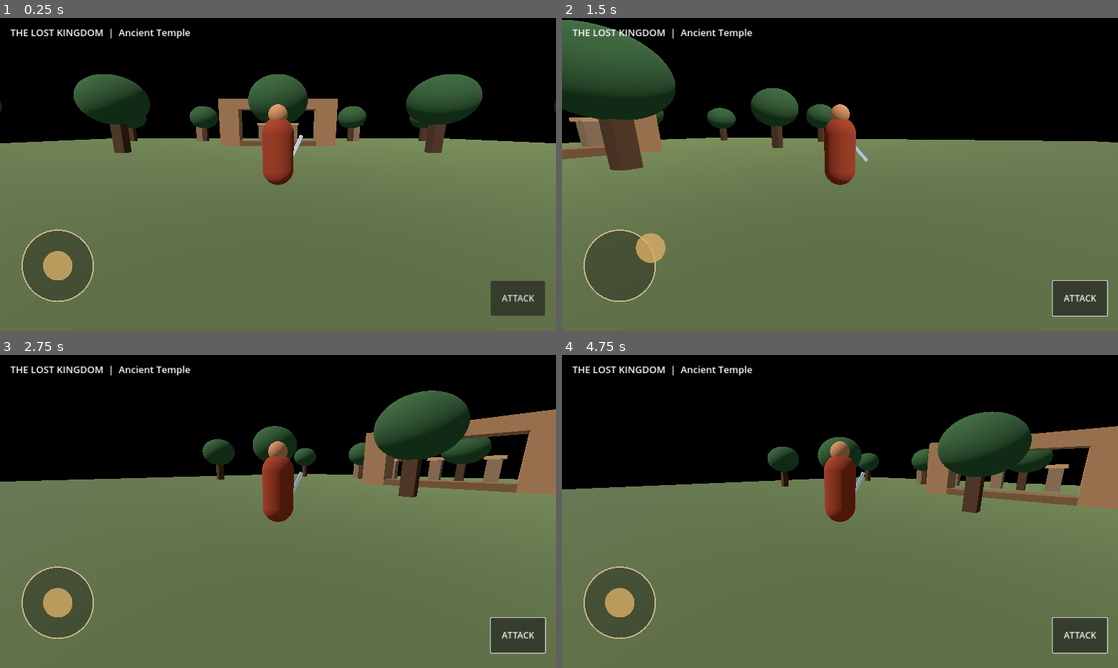
Above: before the commit, frames 1-4 (two rows, left to right).
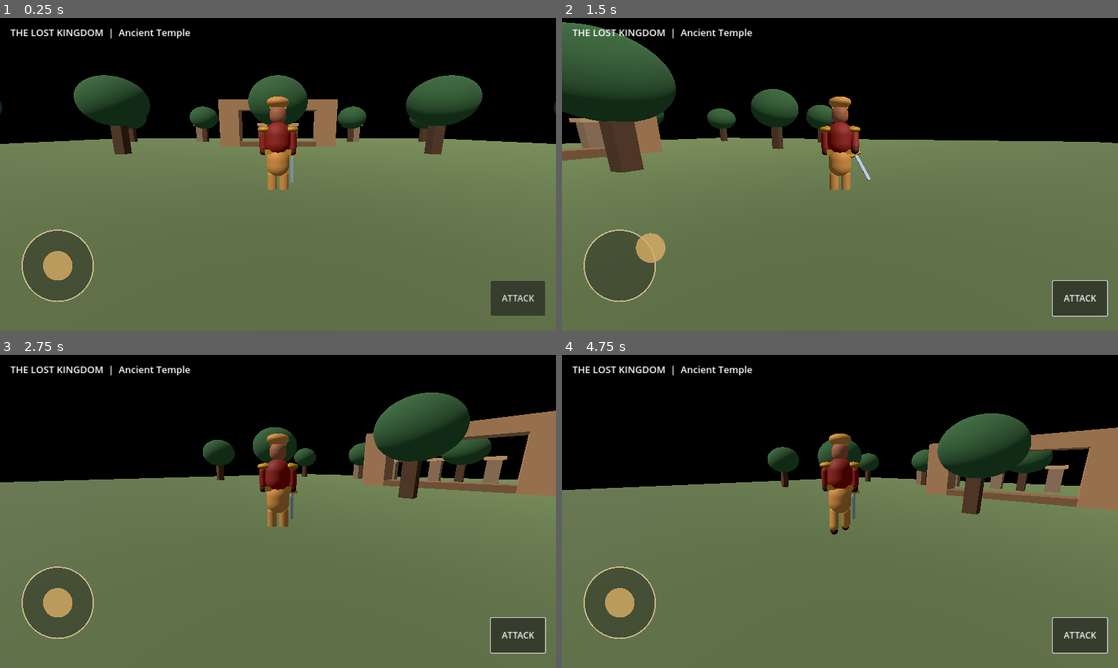
Above: after the commit, the same moments.

Repository: pmp50692-ship-it/the-lost-kingdom
Game: Godot game, scene res://scenes/main.tscn
Same seed, same stepped clock (60 frames per second), same inputs: the game is played once before the commit and once after it.
Inputs (mouse positions are in pixels of both pictures, inside the frame that each line leads up to):
- Up to frame 1 (0.25 s): no input
- Up to frame 2 (1.5 s): click "ATTACK" at 0.5 s; tap Enter at 1.25 s; drag from (617, 265) to (895, 105) at 1.27 s
- Up to frame 3 (2.75 s): drag from (166, 527) to (250, 574) at 2.02 s
- Up to frame 4 (4.75 s): tap Space (jump) at 2.75, 4.52 s; move the mouse to (895, 442) at 2.77 s; hold D (move_right) 2.78-3.5 s; drag from (812, 574) to (673, 464) at 3.52 s; tap Enter at 4.25 s; move the mouse to (1006, 558) at 4.27 s; hold A (move_left) from 4.28 s (still down)

The runs differ from the first frame. In frame 1, 1.8% of the frame differs, in the area x 0-100%, y 18-55%; in frame 2, 1.9%; in frame 3, 2.0%, in the area x 0-100%, y 11-55%; in frame 4, 2.0%.

Commit message:
Upgrade hero to articulated Indian warrior with walk and sword animations

Diff:
--- a/scripts/player.gd
+++ b/scripts/player.gd
@@ -6,57 +6,128 @@
 var gravity: float = ProjectSettings.get_setting("physics/3d/default_gravity")
 var attack_cooldown := 0.0
 var camera_pivot: Node3D
-var sword: MeshInstance3D
+var sword: Node3D
+var left_arm: Node3D
+var right_arm: Node3D
+var left_leg: Node3D
+var right_leg: Node3D
+var torso: Node3D
+var animation_clock := 0.0
+var is_attacking := false
 
 func _ready() -> void:
     _build_character()
     _build_camera()
 
+func _mat(color: Color, metallic: float = 0.0) -> StandardMaterial3D:
+    var material := StandardMaterial3D.new()
+    material.albedo_color = color
+    material.roughness = 0.72
+    material.metallic = metallic
+    return material
+
+func _part(parent: Node3D, mesh: Mesh, pos: Vector3, material: Material, part_name: String) -> MeshInstance3D:
+    var instance := MeshInstance3D.new()
+    instance.name = part_name
+    instance.mesh = mesh
+    instance.position = pos
+    instance.material_override = material
+    parent.add_child(instance)
+    return instance
+
+func _capsule(parent: Node3D, radius: float, height: float, pos: Vector3, material: Material, part_name: String) -> MeshInstance3D:
+    var mesh := CapsuleMesh.new()
+    mesh.radius = radius
+    mesh.height = height
+    return _part(parent, mesh, pos, material, part_name)
+
+func _box(parent: Node3D, dimensions: Vector3, pos: Vector3, material: Material, part_name: String) -> MeshInstance3D:
+    var mesh := BoxMesh.new()
+    mesh.size = dimensions
+    return _part(parent, mesh, pos, material, part_name)
+
 func _build_character() -> void:
-    var body := MeshInstance3D.new()
-    var capsule := CapsuleMesh.new()
-    capsule.radius = 0.42
-    capsule.height = 1.8
-    body.mesh = capsule
-    var cloth := StandardMaterial3D.new()
-    cloth.albedo_color = Color(0.55, 0.19, 0.09)
-    body.material_override = cloth
-    body.position.y = 0.95
-    add_child(body)
+    var skin := _mat(Color(0.55, 0.31, 0.19))
+    var tunic := _mat(Color(0.48, 0.075, 0.035))
+    var cloth_light := _mat(Color(0.72, 0.48, 0.20), 0.12)
+    var leather := _mat(Color(0.20, 0.075, 0.035))
+    var gold := _mat(Color(0.83, 0.58, 0.16), 0.65)
+    var steel := _mat(Color(0.72, 0.81, 0.88), 0.8)
+    var dark := _mat(Color(0.12, 0.055, 0.035))
 
-    var head := MeshInstance3D.new()
-    var head_mesh := SphereMesh.new()
-    head_mesh.radius = 0.25
-    head_mesh.height = 0.5
-    head.mesh = head_mesh
-    var skin := StandardMaterial3D.new()
-    skin.albedo_color = Color(0.72, 0.48, 0.3)
-    head.material_override = skin
-    head.position.y = 1.92
-    add_child(head)
+    # Dhoti and armored tunic
+    _capsule(self, 0.31, 0.78, Vector3(0, 0.73, 0), cloth_light, "Dhoti")
+    torso = Node3D.new()
+    torso.position.y = 1.30
+    add_child(torso)
+    _capsule(torso, 0.34, 0.88, Vector3(0, 0.05, 0), tunic, "Warrior_Tunic")
+    _box(torso, Vector3(0.68, 0.12, 0.40), Vector3(0, -0.28, 0), gold, "Waist_Belt")
+    _box(torso, Vector3(0.16, 0.24, 0.06), Vector3(0, -0.28, -0.22), leather, "Belt_Buckle")
+    _box(torso, Vector3(0.20, 0.48, 0.05), Vector3(0, -0.58, -0.18), cloth_light, "Front_Sash")
 
-    sword = MeshInstance3D.new()
-    var blade := BoxMesh.new()
-    blade.size = Vector3(0.09, 0.85, 0.12)
-    sword.mesh = blade
-    var steel := StandardMaterial3D.new()
-    steel.albedo_color = Color(0.72, 0.78, 0.82)
-    sword.material_override = steel
-    sword.position = Vector3(0.48, 1.0, -0.25)
-    sword.rotation.z = deg_to_rad(-25)
-    add_child(sword)
+    # Head, hair, royal head wrap and forehead jewel
+    _capsule(self, 0.22, 0.48, Vector3(0, 1.96, 0), skin, "Head")
+    _capsule(self, 0.245, 0.22, Vector3(0, 2.20, 0.015), tunic, "Hair")
+    var turban := SphereMesh.new()
+    turban.radius = 0.29
+    turban.height = 0.28
+    _part(self, turban, Vector3(0, 2.27, 0), cloth_light, "Royal_Turban")
+    _box(self, Vector3(0.43, 0.07, 0.10), Vector3(0, 2.16, -0.20), gold, "Turban_Band")
+    var jewel := SphereMesh.new()
+    jewel.radius = 0.065
+    jewel.height = 0.10
+    _part(self, jewel, Vector3(0, 2.29, -0.275), gold, "Forehead_Jewel")
+
+    # Shoulder guards
+    for side in [-1.0, 1.0]:
+        var shoulder := SphereMesh.new()
+        shoulder.radius = 0.20
+        shoulder.height = 0.18
+        _part(torso, shoulder, Vector3(side * 0.34, 0.29, 0), gold, "Shoulder_Guard")
+
+    # Articulated arms
+    left_arm = Node3D.new()
+    left_arm.position = Vector3(-0.39, 1.56, 0)
+    add_child(left_arm)
+    _capsule(left_arm, 0.105, 0.57, Vector3(0, -0.27, 0), tunic, "Left_Arm")
+    _capsule(left_arm, 0.105, 0.20, Vector3(0, -0.55, 0), leather, "Left_Wrist")
+    right_arm = Node3D.new()
+    right_arm.position = Vector3(0.39, 1.56, 0)
+    add_child(right_arm)
+    _capsule(right_arm, 0.105, 0.57, Vector3(0, -0.27, 0), tunic, "Right_Arm")
+    _capsule(right_arm, 0.105, 0.20, Vector3(0, -0.55, 0), leather, "Right_Wrist")
+
+    # Legs with leather boots
+    left_leg = Node3D.new()
+    left_leg.position = Vector3(-0.16, 0.43, 0)
+    add_child(left_leg)
+    _capsule(left_leg, 0.13, 0.65, Vector3(0, -0.25, 0), cloth_light, "Left_Leg")
+    _capsule(left_leg, 0.14, 0.22, Vector3(0, -0.57, -0.045), leather, "Left_Boot")
+    right_leg = Node3D.new()
+    right_leg.position = Vector3(0.16, 0.43, 0)
+    add_child(right_leg)
+    _capsule(right_leg, 0.13, 0.65, Vector3(0, -0.25, 0), cloth_light, "Right_Leg")
+    _capsule(right_leg, 0.14, 0.22, Vector3(0, -0.57, -0.045), leather, "Right_Boot")
+
+    # Sword attached to the warrior's right hand
+    sword = Node3D.new()
+    sword.position = Vector3(0, -0.61, -0.03)
+    right_arm.add_child(sword)
+    _box(sword, Vector3(0.075, 0.78, 0.045), Vector3(0, -0.40, -0.04), steel, "Sword_Blade")
+    _box(sword, Vector3(0.27, 0.065, 0.09), Vector3(0, -0.03, -0.04), gold, "Sword_Guard")
+    _capsule(sword, 0.055, 0.22, Vector3(0, 0.11, -0.04), leather, "Sword_Grip")
 
     var collision := CollisionShape3D.new()
     var shape := CapsuleShape3D.new()
-    shape.radius = 0.4
-    shape.height = 1.8
+    shape.radius = 0.38
+    shape.height = 2.25
     collision.shape = shape
-    collision.position.y = 0.9
+    collision.position.y = 1.10
     add_child(collision)
 
 func _build_camera() -> void:
     camera_pivot = Node3D.new()
-    camera_pivot.position = Vector3(0, 1.5, 0)
+    camera_pivot.position = Vector3(0, 1.55, 0)
     add_child(camera_pivot)
     var spring := SpringArm3D.new()
     spring.spring_length = 5.5
@@ -66,6 +137,23 @@
     camera.rotation_degrees.x = -12
     spring.add_child(camera)
     camera.current = true
+
+func _process(delta: float) -> void:
+    animation_clock += delta
+    var moving := Vector2(velocity.x, velocity.z).length() > 0.35 and is_on_floor()
+    if moving and not is_attacking:
+        var swing := sin(animation_clock * 10.0) * 0.48
+        left_leg.rotation.x = swing
+        right_leg.rotation.x = -swing
+        left_arm.rotation.x = -swing * 0.72
+        right_arm.rotation.x = swing * 0.72
+        torso.position.y = 1.30 + absf(sin(animation_clock * 20.0)) * 0.035
+    elif not is_attacking:
+        left_leg.rotation.x = lerpf(left_leg.rotation.x, 0.0, delta * 8.0)
+        right_leg.rotation.x = lerpf(right_leg.rotation.x, 0.0, delta * 8.0)
+        left_arm.rotation.x = lerpf(left_arm.rotation.x, 0.0, delta * 8.0)
+        right_arm.rotation.x = lerpf(right_arm.rotation.x, 0.0, delta * 8.0)
+        torso.position.y = lerpf(torso.position.y, 1.30, delta * 8.0)
 
 func _physics_process(delta: float) -> void:
     attack_cooldown = maxf(0.0, attack_cooldown - delta)
@@ -96,9 +184,15 @@
     move_and_slide()
 
 func attack() -> void:
-    if attack_cooldown > 0.0:
+    if attack_cooldown > 0.0 or is_attacking:
         return
-    attack_cooldown = 0.55
+    attack_cooldown = 0.65
+    is_attacking = true
     var tween := create_tween()
-    tween.tween_property(sword, "rotation:z", deg_to_rad(65), 0.12)
-    tween.tween_property(sword, "rotation:z", deg_to_rad(-25), 0.18)
+    tween.tween_property(right_arm, "rotation:x", -1.05, 0.12)
+    tween.parallel().tween_property(sword, "rotation:z", deg_to_rad(75), 0.12)
+    tween.tween_property(right_arm, "rotation:x", 0.18, 0.10)
+    tween.parallel().tween_property(sword, "rotation:z", deg_to_rad(-30), 0.10)
+    tween.tween_property(right_arm, "rotation:x", 0.0, 0.18)
+    tween.parallel().tween_property(sword, "rotation:z", 0.0, 0.18)
+    tween.finished.connect(func(): is_attacking = false)
